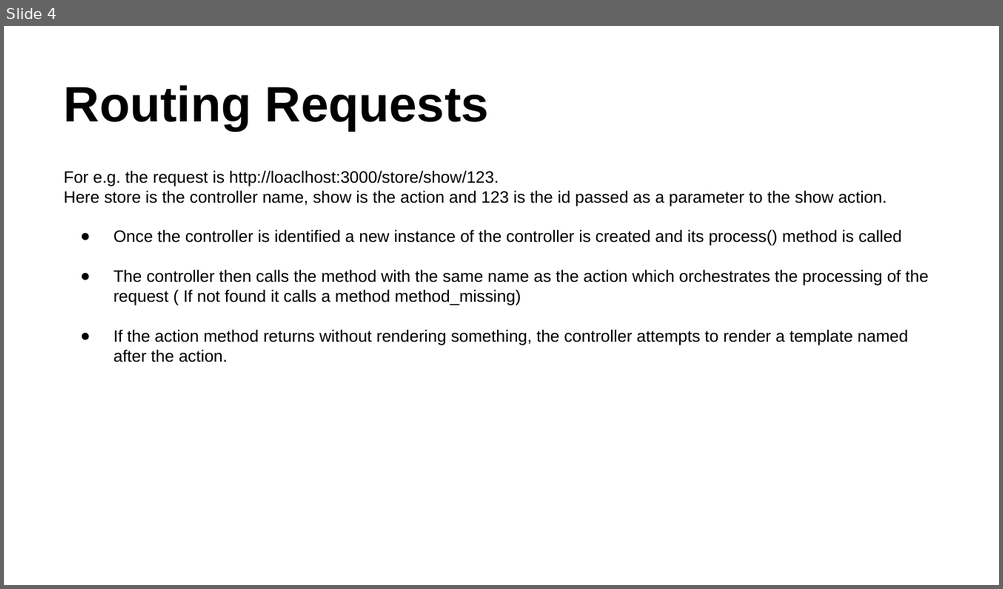
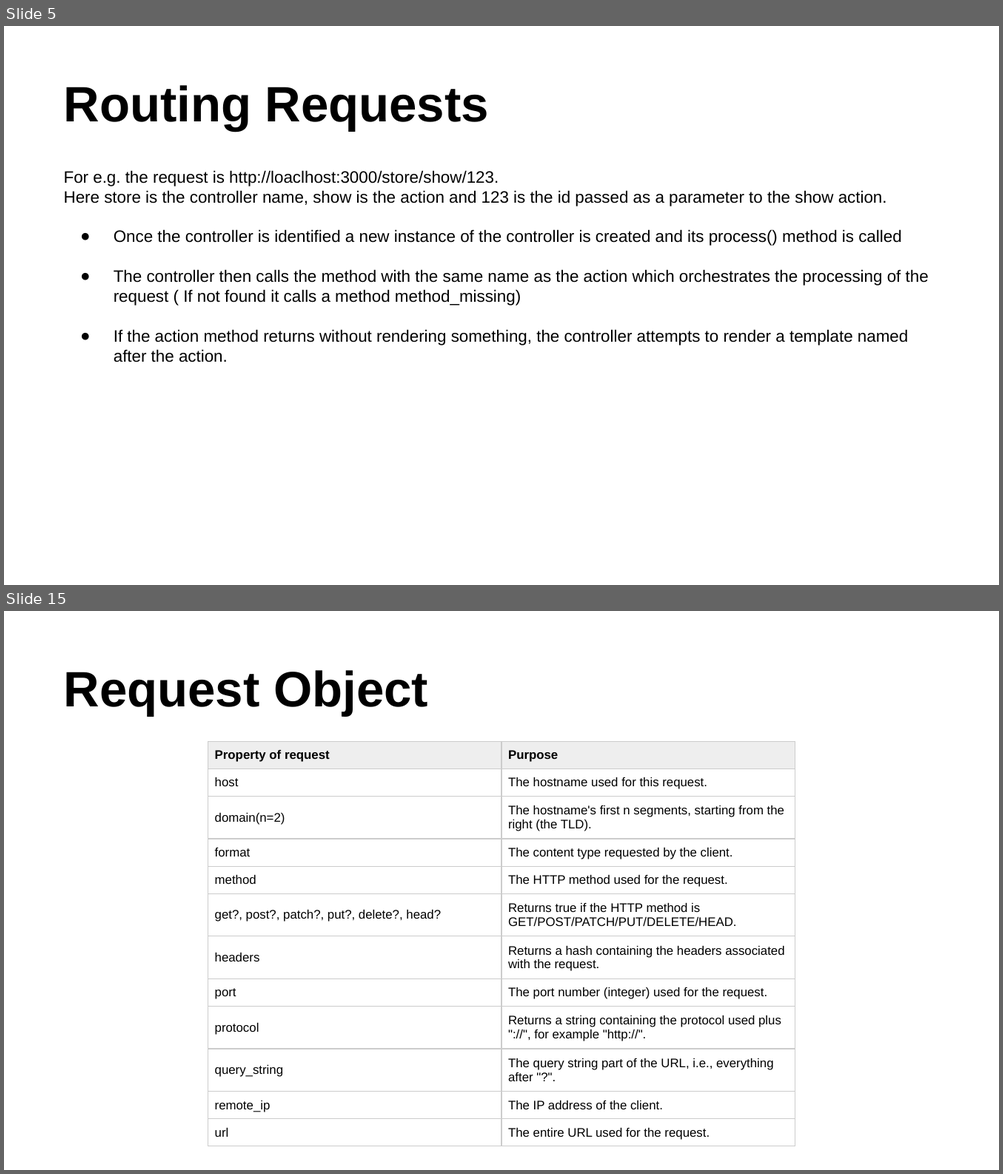
Before and after one commit to rubypool/rails-training-material, a slide deck: Ruby_On_Rails_Deck-Controller.pptx. Shown one above the other, each under a label of ours: slide 4 before the commit, slides 5 and 15 after it; the slides between them are not shown. The pictures are 1003x589 and 1003x1174 pixels, drawn with LibreOffice and Linux fonts; fonts in the diff are those of the drawing. Boxes give left, top, right and bottom in pixels: in the first picture for what was removed or moved away, otherwise in the second. Text is boxed around its words. In the diff, an @@ line names an element or a change of style, - is before the commit and + after.

```diff
--- a/Ruby_On_Rails_Deck-Controller.pptx
+++ b/Ruby_On_Rails_Deck-Controller.pptx
@@ slide 15 added at (4,611,999,1170), background #FFFFFF @@
@@ title added at (64,670,428,716), 36 pt, text #000000, bold @@
+Request Object
@@ table added at (208,741,794,1146), 12 rows, 2 columns @@
+Property of request | Purpose
+host | The hostname used for this request.
+domain(n=2) | The hostname's first n segments, starting from the right (the TLD).
+format | The content type requested by the client.
+method | The HTTP method used for the request.
+get?, post?, patch?, put?, delete?, head? | Returns true if the HTTP method is GET/POST/PATCH/PUT/DELETE/HEAD.
+headers | Returns a hash containing the headers associated with the request.
+port | The port number (integer) used for the request.
+protocol | Returns a string containing the protocol used plus "://", for example "http://".
+query_string | The query string part of the URL, i.e., everything after "?".
+remote_ip | The IP address of the client.
+url | The entire URL used for the request.
@@ what was slide 4 is now slide 5 @@
```
Also in this commit, not shown: 4 slides changed, 19 other slides added, 10 slides removed, 1 other file.
